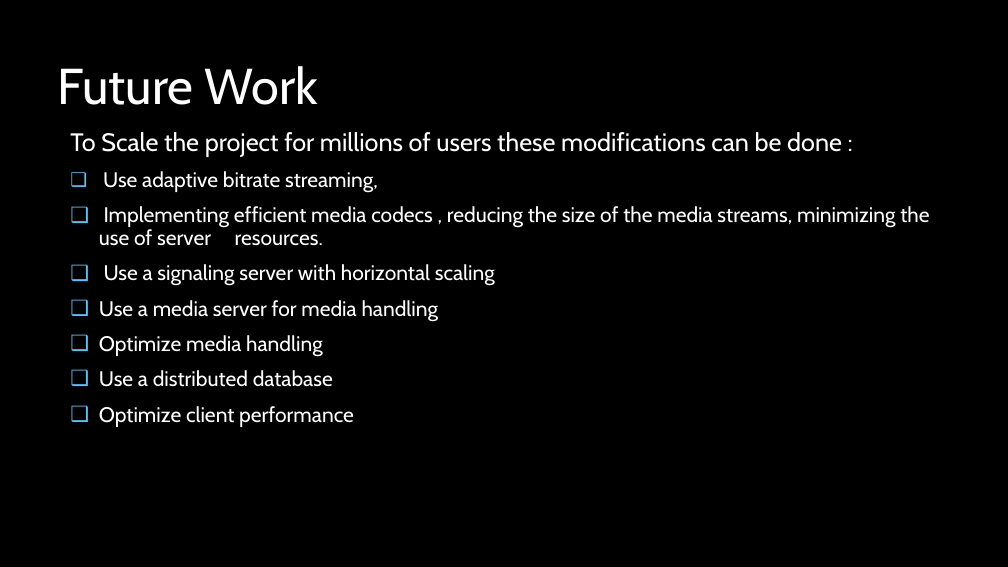
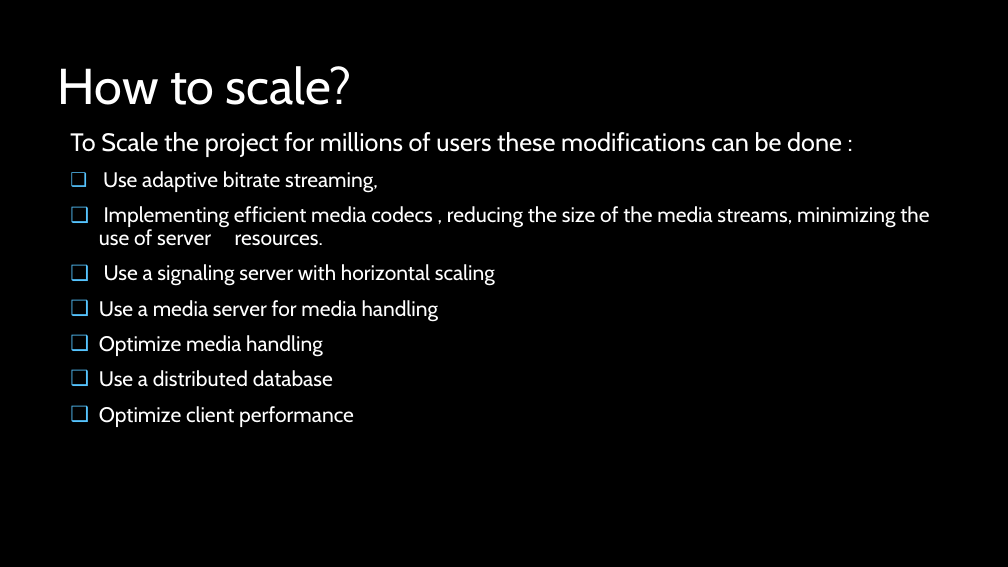
Before and after one commit to musarratChowdhury/ASPNETWEBRTC_PROJECT, a slide deck: slide 14 of Presentation/About WebRTC.pptx (slide 10 before the commit). Drawn at 1008x567 pixels with LibreOffice and Linux fonts; fonts in the diff are those of the drawing; background and template pictures are left out. Boxes give left, top, right and bottom in pixels: in the first picture for what was removed or moved away, otherwise in the second. Text is boxed around its words. In the diff, an @@ line names an element or a change of style, - is before the commit and + after.

```diff
--- a/Presentation/About WebRTC.pptx
+++ b/Presentation/About WebRTC.pptx
@@ text at (58,66,352,105): text changed @@
-Future Work
+How to scale?
```
Also in this commit, not shown: 1 other slide changed, 8 slides added, 1 slide removed.
